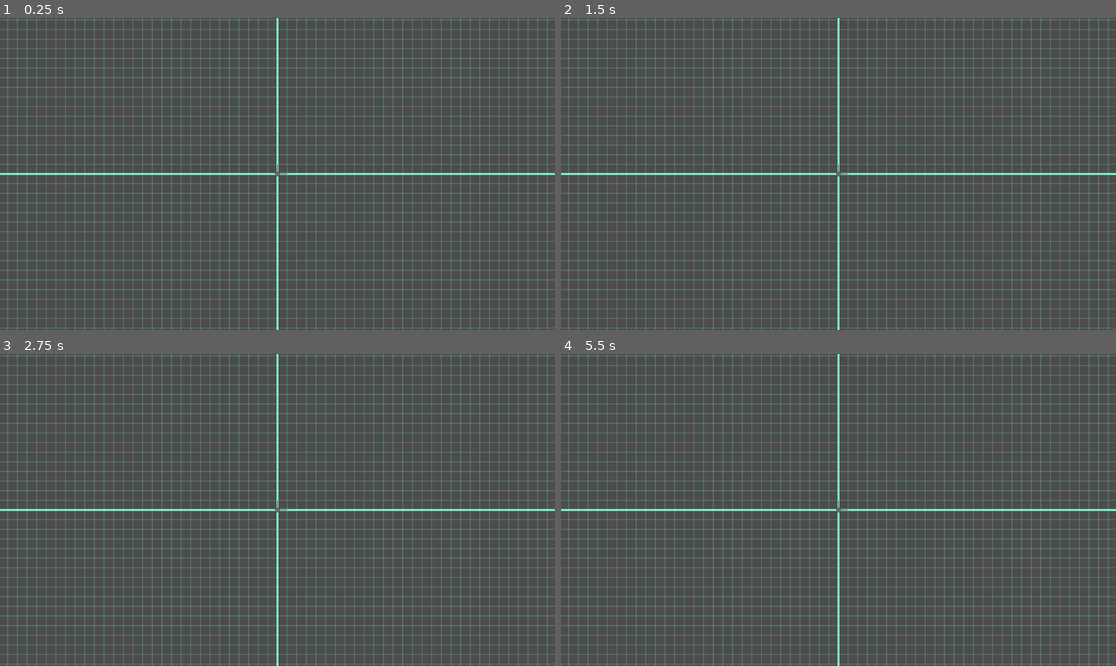
Above: before the commit, frames 1-4 (two rows, left to right).
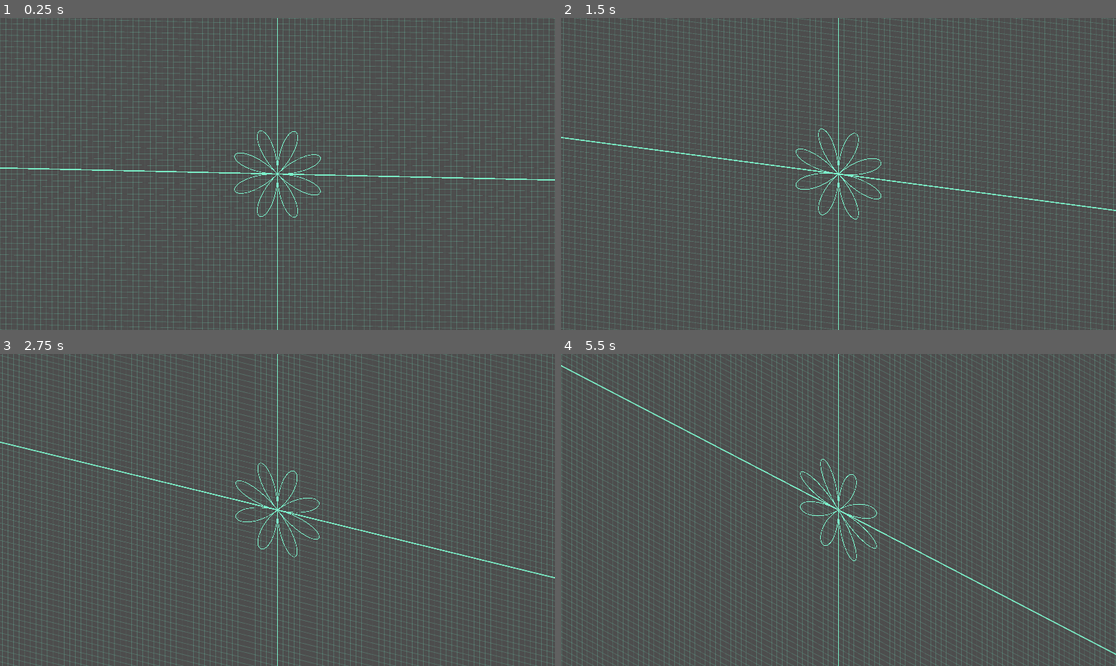
Above: after the commit, the same moments.

Repository: Hunkytunk/mathy
Game: Godot game, scene res://Graph/graph.tscn
Same seed, same stepped clock (60 frames per second), same inputs: the game is played once before the commit and once after it.
Inputs:
- Up to frame 1 (0.25 s): no input
- Up to frame 2 (1.5 s): no input
- Up to frame 3 (2.75 s): no input
- Up to frame 4 (5.5 s): no input

The runs differ from the first frame. In frame 1, 22% of the frame differs, in the area x 0-100%, y 0-100%; in frame 2, 24%; in frame 3, 23%; in frame 4, 25%.

Commit message:
Add plotter and movie maker. Stable for movie maker

Diff:
--- a/Graph/graph.gd
+++ b/Graph/graph.gd
@@ -1,10 +1,18 @@
 extends Node2D
 
 @export var line_thickness: int = 2
+@export_group("Origo")
+@export var center_origo: bool = true
 var u_basis: Matrix2D = Matrix2D.new()
 var u_basis_inv: Matrix2D
 var color = Color.AQUAMARINE
 var color_weak = Color(color, 0.2)
+
+func _ready() -> void:
+	u_basis.set_arr_vec(Vector2(20, 0), Vector2(0, -20))
+	u_basis_inv = u_basis.inverse()
+	if center_origo:
+		position = Vector2(floor(get_viewport_rect().size.x/2), floor(get_viewport_rect().size.y/2))
 
 func queue_all_redraw():
 	var arr = get_children()
--- a/Graph/graph.tscn
+++ b/Graph/graph.tscn
@@ -1,9 +1,17 @@
-[gd_scene load_steps=3 format=3 uid="uid://37hrvjaw2qki"]
+[gd_scene load_steps=6 format=3 uid="uid://37hrvjaw2qki"]
 
-[ext_resource type="Script" uid="uid://b7aumfoftoep1" path="res://Graph/graph.gd" id="1_65i6o"]
-[ext_resource type="PackedScene" uid="uid://bqvvidrdawlq6" path="res://Graph/grid.tscn" id="2_40dwp"]
+[ext_resource type="Script" uid="uid://b7aumfoftoep1" path="res://graph/graph.gd" id="1_65i6o"]
+[ext_resource type="PackedScene" uid="uid://bqvvidrdawlq6" path="res://graph/grid.tscn" id="2_40dwp"]
+[ext_resource type="PackedScene" uid="uid://dcve78qevgwgw" path="res://graph/plotter.tscn" id="3_hq0da"]
+[ext_resource type="Script" uid="uid://blihex3dqkhdi" path="res://graph/plotter.gd" id="4_b4olb"]
+[ext_resource type="PackedScene" uid="uid://kcnk6n5a2nrp" path="res://graph/random.tscn" id="5_b4olb"]
 
 [node name="Graph" type="Node2D"]
 script = ExtResource("1_65i6o")
 
 [node name="Grid" parent="." instance=ExtResource("2_40dwp")]
+
+[node name="Plotter" parent="." instance=ExtResource("3_hq0da")]
+script = ExtResource("4_b4olb")
+
+[node name="Random" parent="." instance=ExtResource("5_b4olb")]
--- a/Graph/grid.gd
+++ b/Graph/grid.gd
@@ -2,15 +2,6 @@
 
 
 @export var thicker_axis: bool = true
-@export_group("Origo")
-@export var center_origo: bool = true
-
-
-func _ready() -> void:
-	get_parent().u_basis.set_arr_vec(Vector2(20, 0), Vector2(0, -20))
-	get_parent().u_basis_inv = get_parent().u_basis.inverse()
-	if center_origo:
-		position = Vector2(floor(get_viewport_rect().size.x/2), floor(get_viewport_rect().size.y/2))
 
 func _draw() -> void:
 	draw_grid()
--- a/Graph/grid.tscn
+++ b/Graph/grid.tscn
@@ -1,6 +1,6 @@
 [gd_scene load_steps=2 format=3 uid="uid://bqvvidrdawlq6"]
 
-[ext_resource type="Script" uid="uid://co2jawgtap2kx" path="res://Graph/grid.gd" id="1_2moce"]
+[ext_resource type="Script" uid="uid://co2jawgtap2kx" path="res://graph/grid.gd" id="1_2moce"]
 
 [node name="Grid" type="Node2D"]
 script = ExtResource("1_2moce")
--- /dev/null
+++ b/Graph/plotter.gd
@@ -0,0 +1,22 @@
+extends Node2D
+
+var plots = []
+
+func _draw():
+	for i in range(plots.size()):
+		if (plots[i].size() < 2):
+			print("Not enough points. Requires 2 or more points")
+			plots.remove_at(i)
+			continue
+		for j in range(1, plots[i].size()):
+			draw_line(get_parent().u_basis.mult_vec(plots[i][j-1]), get_parent().u_basis.mult_vec(plots[i][j]), get_parent().color, get_parent().line_thickness)
+
+
+
+func _ready():
+	var result = []
+	var i = 0
+	while i < PI*2:
+		result.append(Vector2(sin(4*i)*cos(i)*8, sin(4*i)*sin(i)*8))
+		i += 0.01
+	plots.append(result)
--- /dev/null
+++ b/Graph/plotter.tscn
@@ -0,0 +1,3 @@
+[gd_scene format=3 uid="uid://dcve78qevgwgw"]
+
+[node name="Plotter" type="Node2D"]
--- a/Graph/random.gd
+++ b/Graph/random.gd
@@ -4,12 +4,12 @@
 var rotation_matrix = Matrix2D.new()
 
 func _ready():
-	var theta = PI/(36*6)
+	var theta = PI/(36*60)
 	rotation_matrix.set_arr_vec(Vector2(cos(theta), sin(theta)), Vector2(-sin(theta), cos(theta)))
 
 func _process(_delta):
 	var c1 = get_parent().u_basis.get_col(0)
 	c1 = rotation_matrix.mult_vec(c1)
-	c1 = c1 + 0.2*c1/c1.length()
+	#c1 = c1 + 0.2*c1/c1.length()
 	get_parent().u_basis.set_arr_vec(c1, get_parent().u_basis.get_col(1))
 	get_parent().u_basis_inv = get_parent().u_basis.inverse()
--- a/Graph/random.tscn
+++ b/Graph/random.tscn
@@ -1,6 +1,6 @@
 [gd_scene load_steps=2 format=3 uid="uid://kcnk6n5a2nrp"]
 
-[ext_resource type="Script" uid="uid://jlklcsqidtoa" path="res://Graph/random.gd" id="1_2e35y"]
+[ext_resource type="Script" uid="uid://jlklcsqidtoa" path="res://graph/random.gd" id="1_2e35y"]
 
 [node name="Random" type="Node2D"]
 script = ExtResource("1_2e35y")
--- a/project.godot
+++ b/project.godot
@@ -14,3 +14,12 @@
 run/main_scene="uid://37hrvjaw2qki"
 config/features=PackedStringArray("4.4", "Forward Plus")
 config/icon="res://icon.svg"
+
+[display]
+
+window/size/viewport_width=1920
+window/size/viewport_height=1080
+
+[editor]
+
+movie_writer/movie_file="C:/Users/larss/Documents/Documents/Godot/mathy/video_output/output.avi"
Not shown, added: Graph/plotter.gd.uid
Not shown, changed: .gitignore
